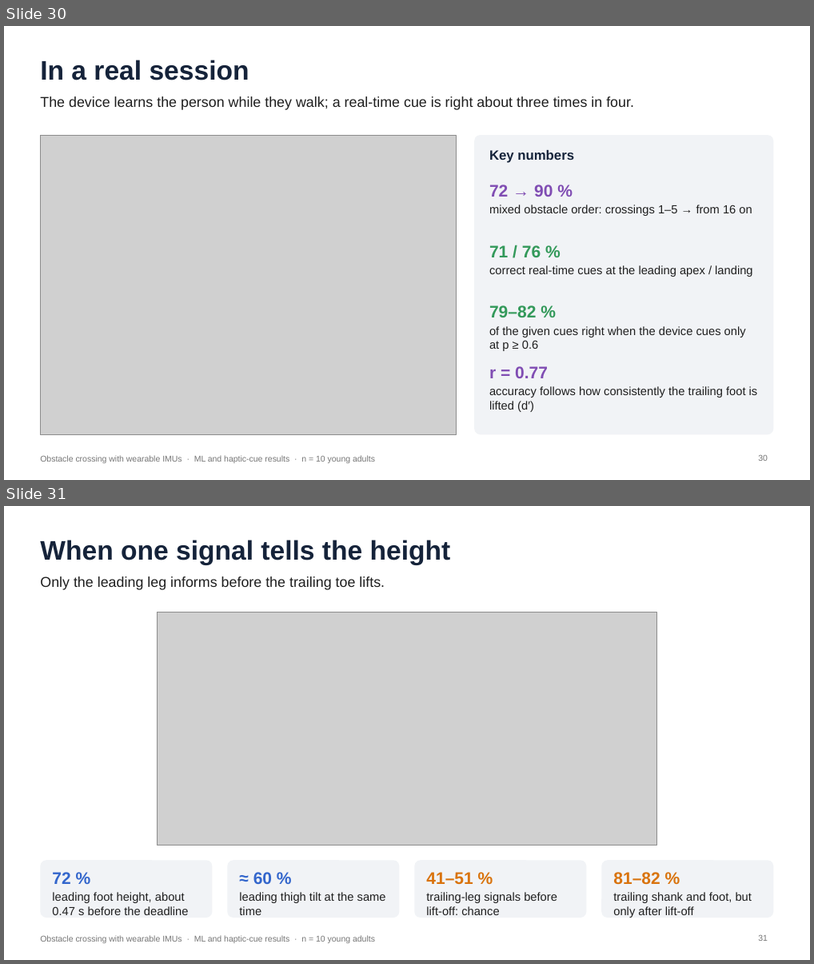
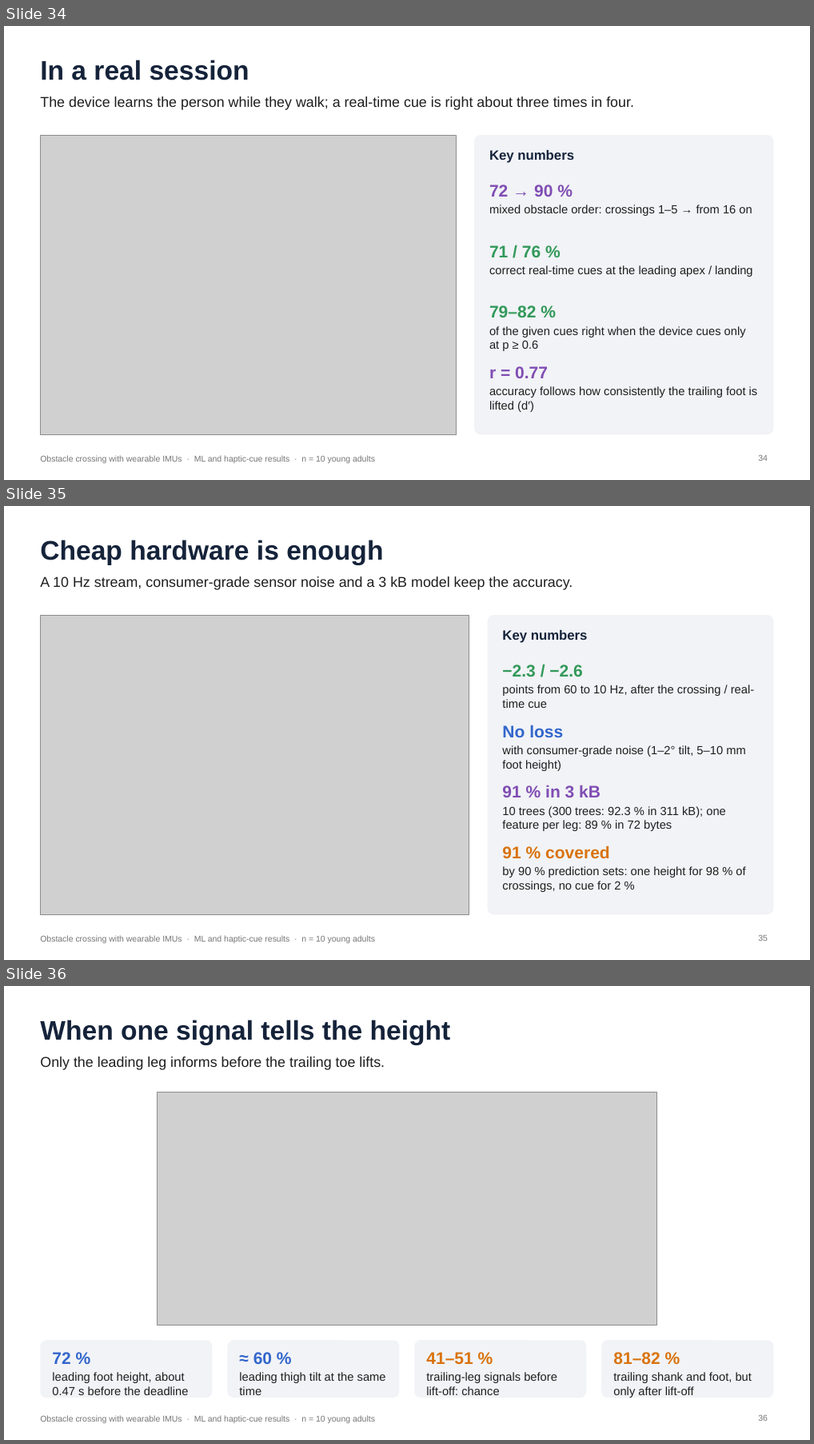
Before and after one commit to ehsansharafianm/imu-obstacle-crossing-analysis, a slide deck: Presentations/26-10-31-ml-haptic-results-101-110.pptx. Shown one above the other, each under a label of ours: slides 30 and 31 before the commit, slides 34, 35 and 36 after it. The pictures are 814x964 and 814x1444 pixels, drawn with LibreOffice and Linux fonts; fonts in the diff are those of the drawing; grey boxes stand for pictures. Boxes give left, top, right and bottom in pixels: in the first picture for what was removed or moved away, otherwise in the second. Text is boxed around its words. In the diff, an @@ line names an element or a change of style, - is before the commit and + after.

```diff
--- a/Presentations/26-10-31-ml-haptic-results-101-110.pptx
+++ b/Presentations/26-10-31-ml-haptic-results-101-110.pptx
@@ slide 35 added at (x1=4, y1=506, x2=810, y2=960), background #FFFFFF; not listed: 1 template element that a slide beside it also shows @@
@@ title added at (x1=40, y1=540, x2=383, y2=565), 32 pt, text #15233A, bold @@
+Cheap hardware is enough
@@ text added at (x1=40, y1=576, x2=573, y2=590), 17 pt, text #1E1E1E @@
+A 10 Hz stream, consumer-grade sensor noise and a 3 kB model keep the accuracy.
@@ picture added at (x1=40, y1=615, x2=470, y2=914) @@
@@ rounded rectangle added at (x1=488, y1=615, x2=774, y2=914), fill #F1F3F6 @@
@@ text added at (x1=502, y1=630, x2=588, y2=643), 16 pt, text #15233A, bold @@
+Key numbers
@@ text added at (x1=502, y1=664, x2=754, y2=708), 14 pt, text #1E1E1E @@
+−2.3 / −2.6
+points from 60 to 10 Hz, after the crossing / real-time cue
@@ text added at (x1=502, y1=724, x2=746, y2=771), 14 pt, text #1E1E1E @@
+No loss
+with consumer-grade noise (1–2° tilt, 5–10 mm foot height)
@@ text added at (x1=502, y1=785, x2=726, y2=831), 14 pt, text #1E1E1E @@
+91 % in 3 kB
+10 trees (300 trees: 92.3 % in 311 kB); one feature per leg: 89 % in 72 bytes
@@ text added at (x1=502, y1=845, x2=746, y2=892), 14 pt, text #1E1E1E @@
+91 % covered
+by 90 % prediction sets: one height for 98 % of crossings, no cue for 2 %
@@ page number added at (x1=758, y1=935, x2=768, y2=940), 10 pt, text #767676 @@
+35
@@ what was slide 30 is now slide 34 @@
@@ page number at (x1=758, y1=455, x2=768, y2=460): text changed @@
-30
+34
@@ what was slide 31 is now slide 36 @@
@@ page number at (x1=758, y1=1415, x2=768, y2=1420): text changed @@
-31
+36
```
Also in this commit, not shown: 5 slides changed, 4 other slides added, 54 other files.
